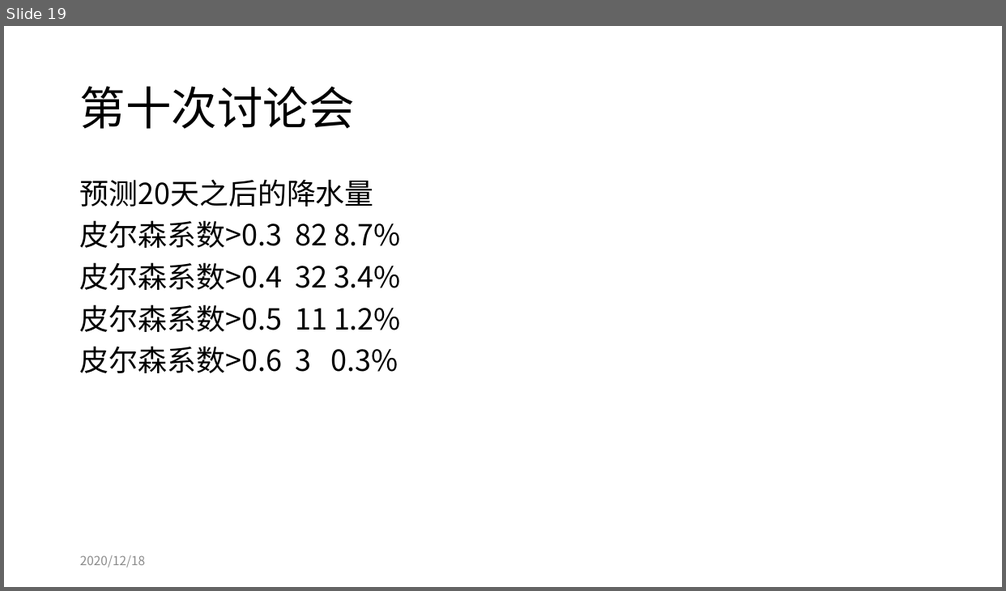
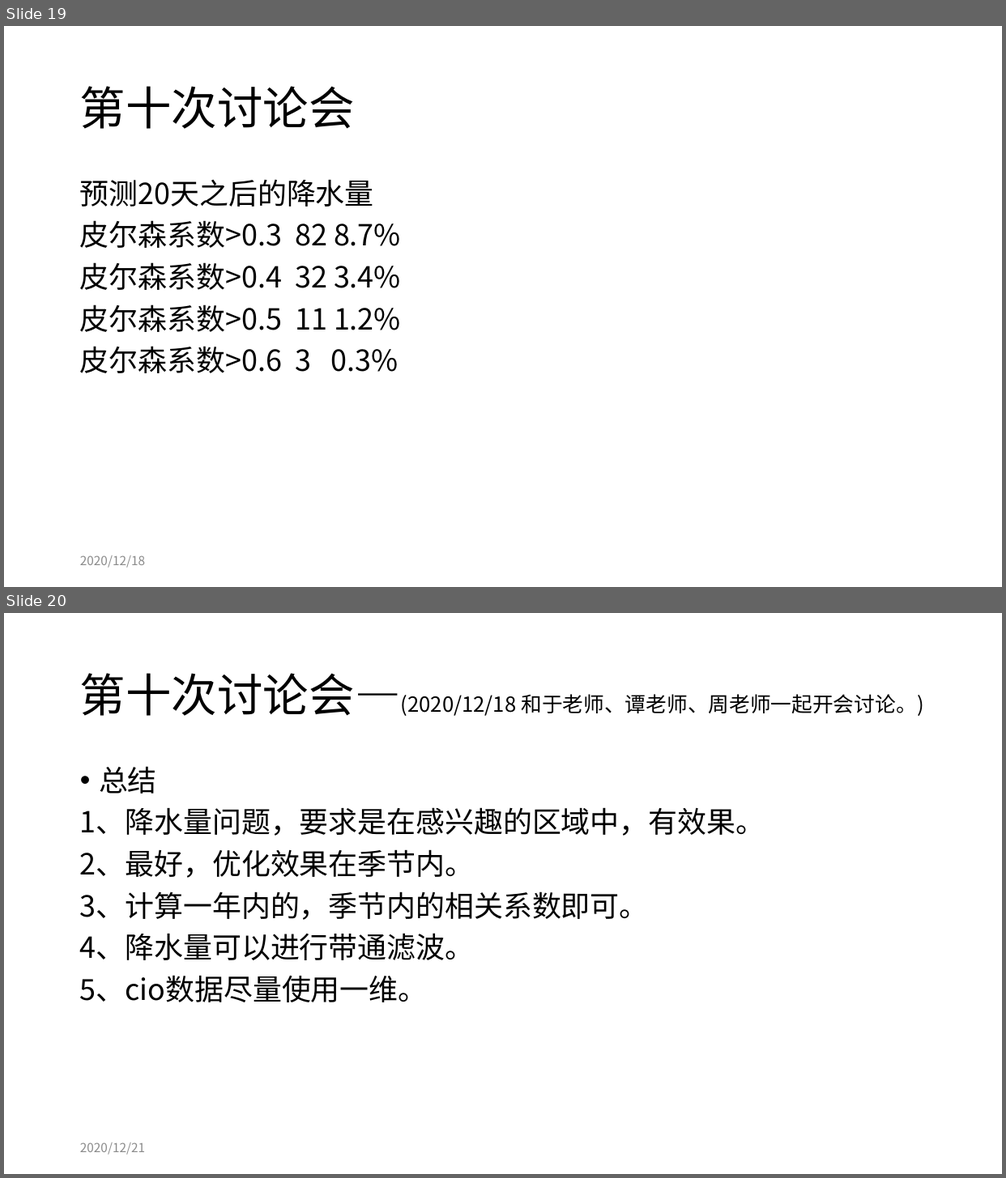
Before and after one commit to tureful/tureful.github.io, a slide deck: documents/workshop_summary.pptx. Shown one above the other, each under a label of ours: slide 19 before the commit, slides 19 and 20 after it. The pictures are 1006x591 and 1006x1178 pixels, drawn with LibreOffice and Linux fonts; fonts in the diff are those of the drawing. Boxes give left, top, right and bottom in pixels: in the first picture for what was removed or moved away, otherwise in the second. Text is boxed around its words. In the diff, an @@ line names an element or a change of style, - is before the commit and + after.

```diff
--- a/documents/workshop_summary.pptx
+++ b/documents/workshop_summary.pptx
@@ slide 20 added at [4,613,1002,1174], background #FFFFFF @@
@@ title added at [80,673,923,716], 20 pt, text #000000 @@
+第十次讨论会—(2020/12/18 和于老师、谭老师、周老师一起开会讨论。)
@@ text added at [80,766,765,1003], 28 pt, text #000000 @@
+• 总结
+1、降水量问题，要求是在感兴趣的区域中，有效果。
+2、最好，优化效果在季节内。
+3、计算一年内的，季节内的相关系数即可。
+4、降水量可以进行带通滤波。
+5、cio数据尽量使用一维。
@@ text added at [80,1143,145,1155], 12 pt, text #8C8C8C @@
+2020/12/21
```
Also in this commit, not shown: 1 other slide added, 3 other files.
